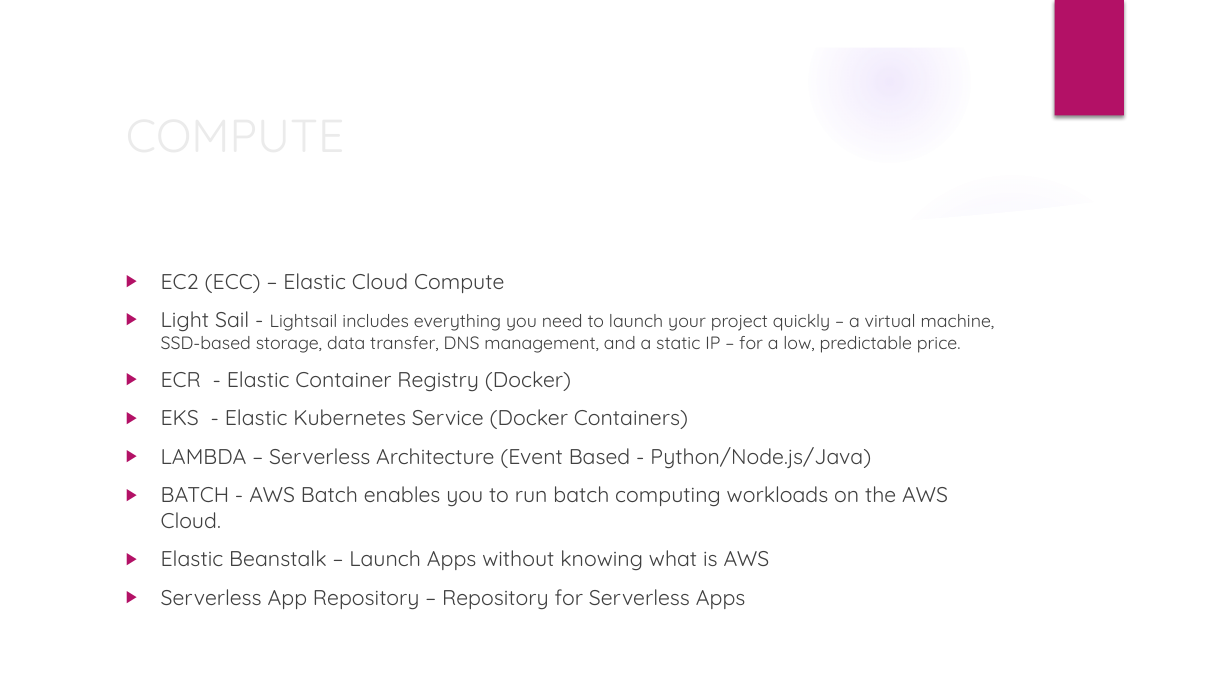
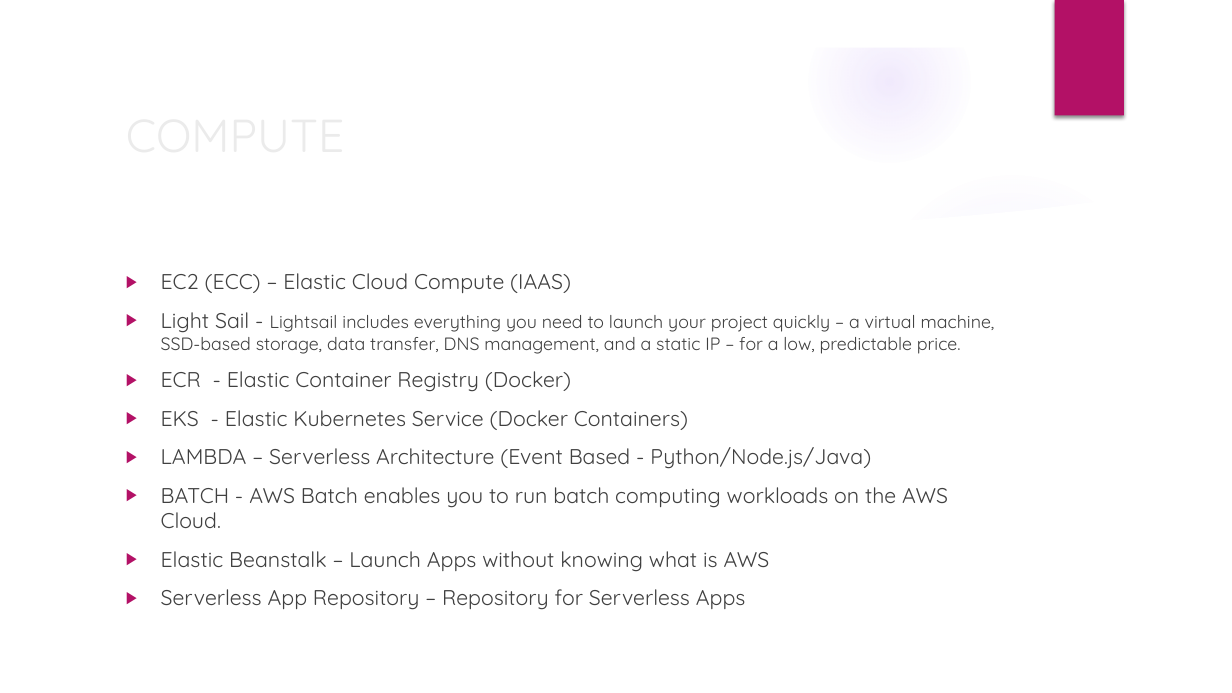
Before and after one commit to arunadevops/aws, a slide deck: slide 11 of presentations/AWS-Services-pklanka.pptx. Drawn at 1232x693 pixels with LibreOffice and Linux fonts; fonts in the diff are those of the drawing; background and template pictures are left out. Boxes give left, top, right and bottom in pixels: in the first picture for what was removed or moved away, otherwise in the second. Text is boxed around its words. In the diff, an @@ line names an element or a change of style, - is before the commit and + after.

```diff
--- a/presentations/AWS-Services-pklanka.pptx
+++ b/presentations/AWS-Services-pklanka.pptx
@@ text at (161, 273, 571, 293): text changed @@
-▶ EC2 (ECC) – Elastic Cloud Compute
+▶ EC2 (ECC) – Elastic Cloud Compute (IAAS)
```
Also in this commit, not shown: 1 other slide changed, 1 slide added, 2 other files.
